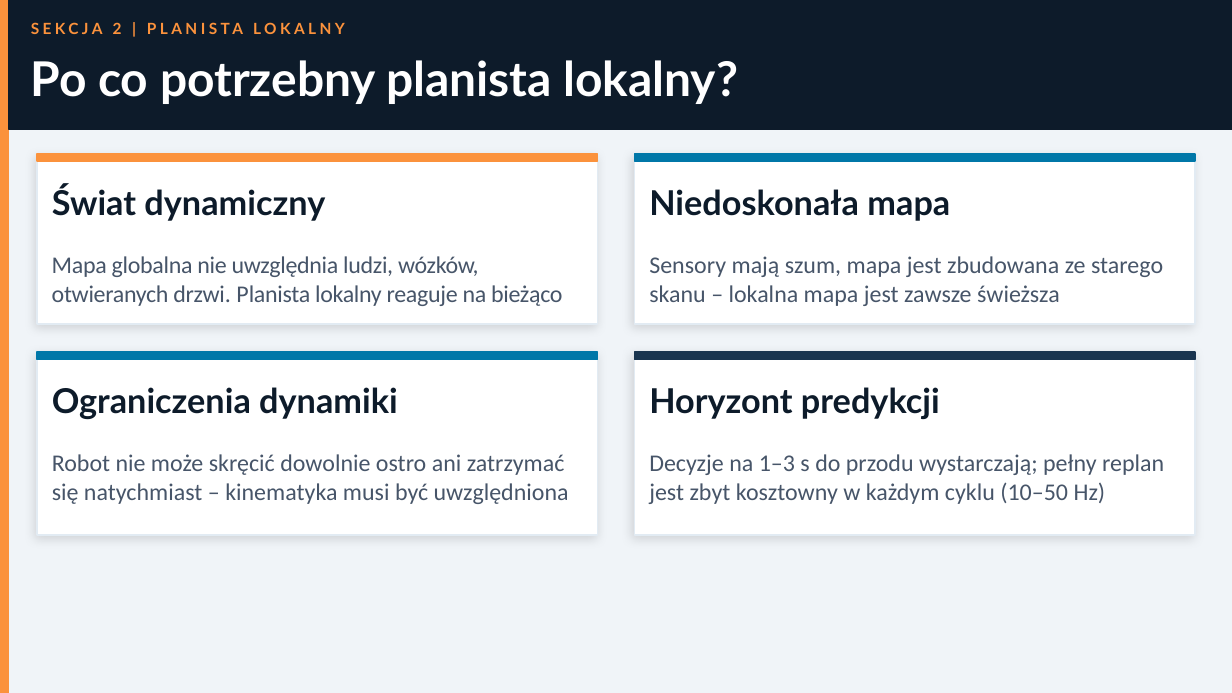
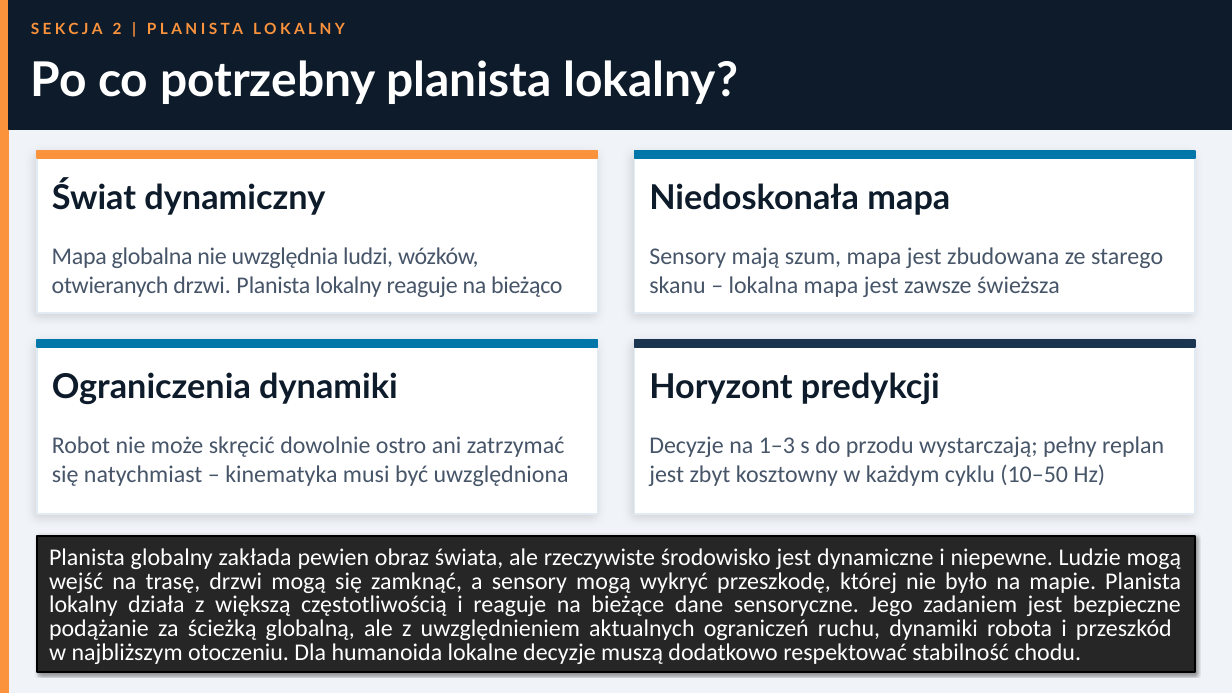
Before and after one commit to MatPomGit/MobileHub, a slide deck: slide 18 of zajecia/robo/robo_w3.pptx (slide 15 before the commit). Drawn at 1232x693 pixels with LibreOffice and Linux fonts; fonts in the diff are those of the drawing. Boxes give left, top, right and bottom in pixels: in the first picture for what was removed or moved away, otherwise in the second. Text is boxed around its words. In the diff, an @@ line names an element or a change of style, - is before the commit and + after.

```diff
--- a/zajecia/robo/robo_w3.pptx
+++ b/zajecia/robo/robo_w3.pptx
@@ rectangle: place and size @@
-rectangle at [37, 154, 598, 324]
+rectangle at [37, 152, 598, 314]
@@ text "Świat dynamiczny": place and size @@
-text "Świat dynamiczny" at [52, 185, 325, 221]
+text "Świat dynamiczny" at [52, 180, 325, 215]
@@ rectangle: place and size @@
-rectangle at [634, 154, 1195, 324]
+rectangle at [634, 152, 1195, 314]
@@ text "Niedoskonała mapa": place and size @@
-text "Niedoskonała mapa" at [649, 189, 950, 221]
+text "Niedoskonała mapa" at [649, 183, 950, 215]
@@ text "Mapa globalna nie uwzględnia ludzi, ...": place and size @@
-text "Mapa globalna nie uwzględnia ludzi, ..." at [52, 256, 562, 306]
+text "Mapa globalna nie uwzględnia ludzi, ..." at [52, 247, 562, 297]
@@ text "Sensory mają szum, mapa jest ...": place and size @@
-text "Sensory mają szum, mapa jest ..." at [649, 256, 1163, 306]
+text "Sensory mają szum, mapa jest ..." at [649, 247, 1163, 297]
@@ rectangle: place and size @@
-rectangle at [37, 352, 598, 360]
+rectangle at [37, 340, 598, 347]
@@ rectangle: place and size @@
-rectangle at [37, 352, 598, 535]
+rectangle at [37, 340, 598, 514]
@@ text "Ograniczenia dynamiki": place and size @@
-text "Ograniczenia dynamiki" at [52, 387, 398, 420]
+text "Ograniczenia dynamiki" at [52, 372, 398, 405]
@@ rectangle: place and size @@
-rectangle at [634, 352, 1195, 360]
+rectangle at [634, 340, 1195, 347]
@@ rectangle: place and size @@
-rectangle at [634, 352, 1195, 535]
+rectangle at [634, 340, 1195, 514]
@@ text "Horyzont predykcji": place and size @@
-text "Horyzont predykcji" at [649, 387, 940, 419]
+text "Horyzont predykcji" at [649, 372, 940, 404]
@@ text "Robot nie może skręcić dowolnie ...": place and size @@
-text "Robot nie może skręcić dowolnie ..." at [52, 454, 569, 504]
+text "Robot nie może skręcić dowolnie ..." at [52, 436, 569, 486]
@@ text "Decyzje na 1–3 s do ...": place and size @@
-text "Decyzje na 1–3 s do ..." at [649, 454, 1164, 504]
+text "Decyzje na 1–3 s do ..." at [649, 436, 1164, 486]
@@ rectangle added at [37, 536, 1195, 671], fill #262626, outline #000000 1.5 pt, 14 pt, text #FFFFFF @@
+Planista globalny zakłada pewien obraz świata, ale rzeczywiste środowisko jest dynamiczne i niepewne. Ludzie mogą wejść na trasę, drzwi mogą się zamknąć, a sensory mogą wykryć przeszkodę, której nie było na mapie. Planista lokalny działa z większą częstotliwością i reaguje na bieżące dane sensoryczne. Jego zadaniem jest bezpieczne podążanie za ścieżką globalną, ale z uwzględnieniem aktualnych ograniczeń ruchu, dynamiki robota i przeszkód
+w najbliższym otoczeniu. Dla humanoida lokalne decyzje muszą dodatkowo respektować stabilność chodu.
```
Also in this commit, not shown: 23 other slides changed, 14 slides added, 4 slides removed, 3 other files.
